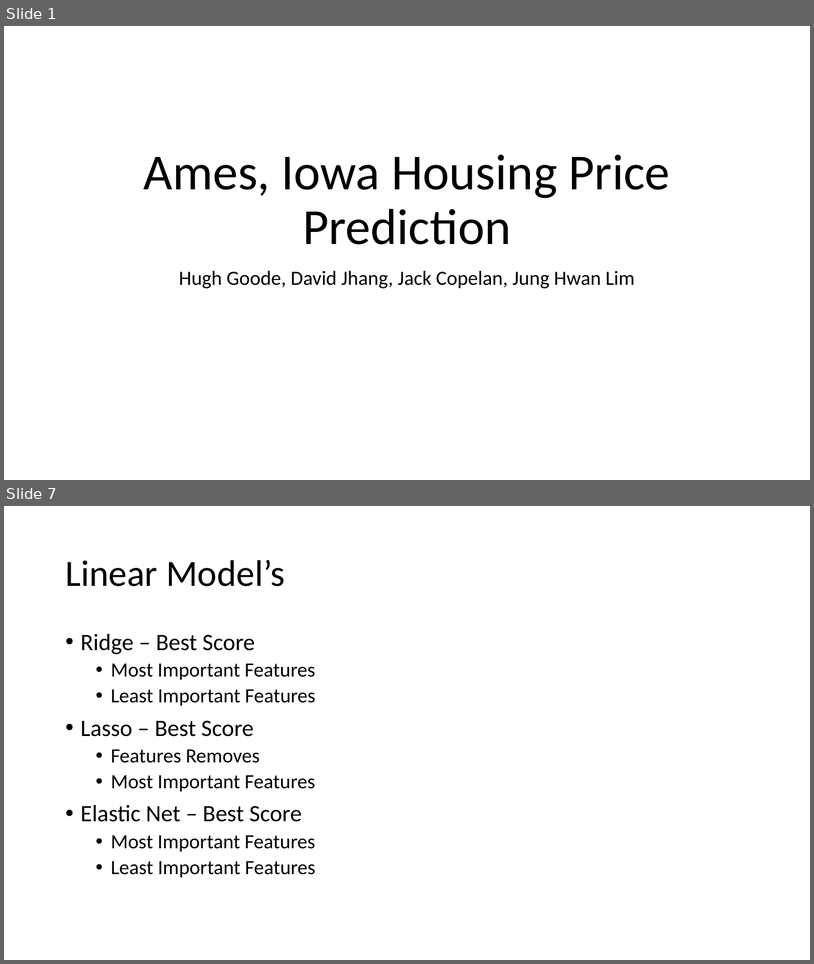
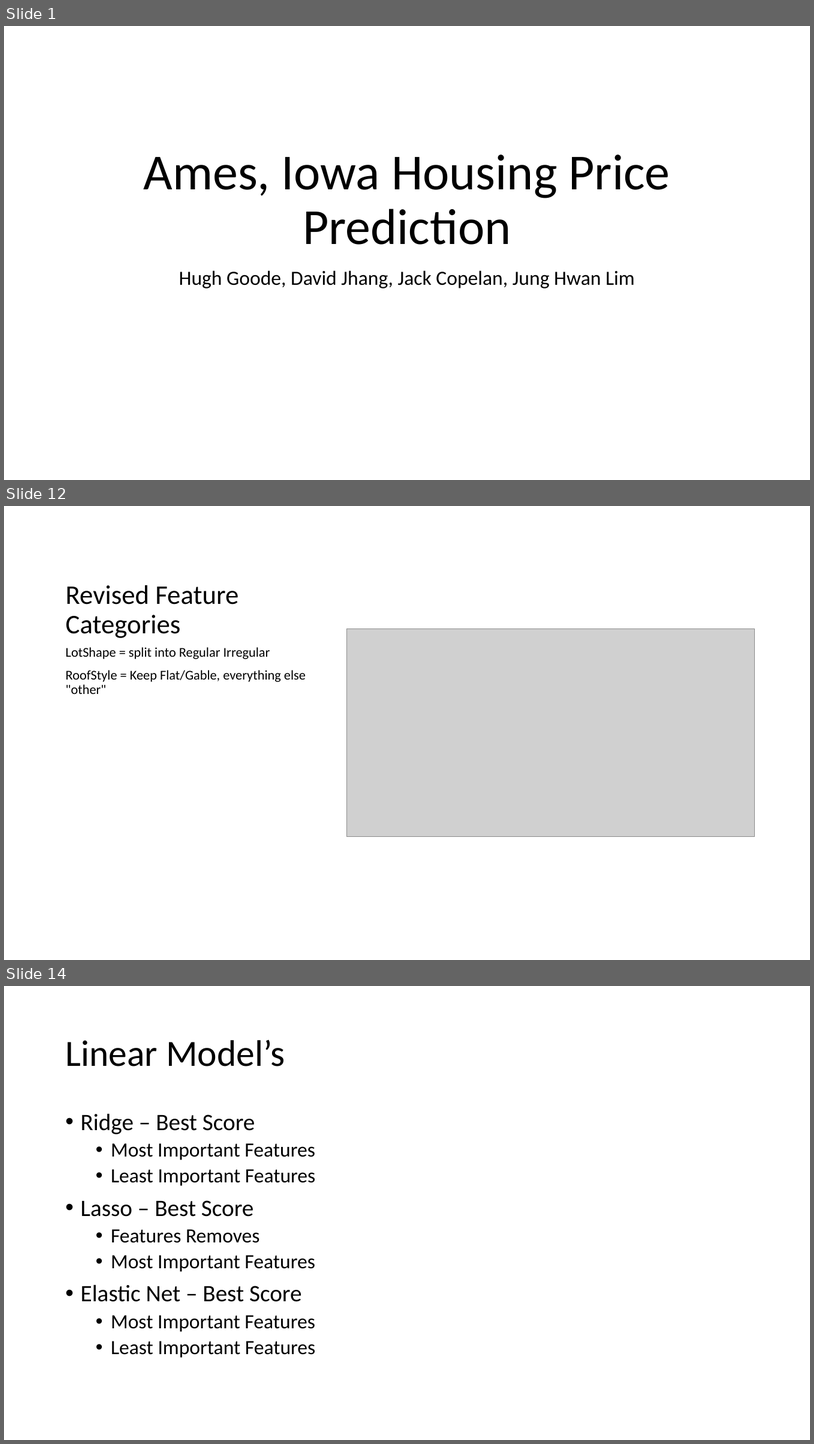
Before and after one commit to djhang99/housing_prices, a slide deck: Draft_Presentation.pptx. Shown one above the other, each under a label of ours: slides 1 and 7 before the commit, slides 1, 12 and 14 after it; the slides between them are not shown. The pictures are 814x964 and 814x1444 pixels, drawn with LibreOffice and Linux fonts; fonts in the diff are those of the drawing; grey boxes stand for pictures. Boxes give left, top, right and bottom in pixels: in the first picture for what was removed or moved away, otherwise in the second. Text is boxed around its words. In the diff, an @@ line names an element or a change of style, - is before the commit and + after.

```diff
--- a/Draft_Presentation.pptx
+++ b/Draft_Presentation.pptx
@@ slide 12 added at (x1=4, y1=506, x2=810, y2=960), background #FFFFFF @@
@@ title added at (x1=66, y1=585, x2=239, y2=638), 32 pt, text #000000 @@
+Revised Feature Categories
@@ picture added at (x1=347, y1=629, x2=755, y2=837) @@
@@ text added at (x1=66, y1=647, x2=306, y2=694), 16 pt, text #000000 @@
+LotShape = split into Regular Irregular
+RoofStyle = Keep Flat/Gable, everything else "other"
@@ what was slide 7 is now slide 14 @@
```
Also in this commit, not shown: 4 slides changed, 7 other slides added, 1 slide removed.
